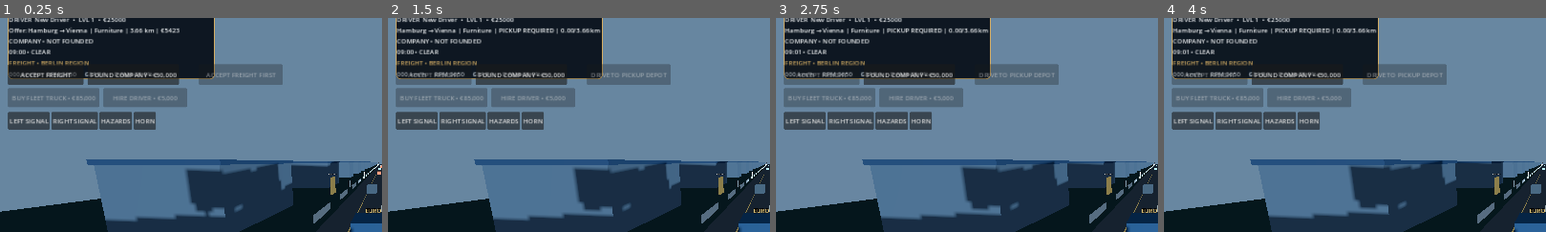
Above: before the commit, frames 1-4 (left to right).
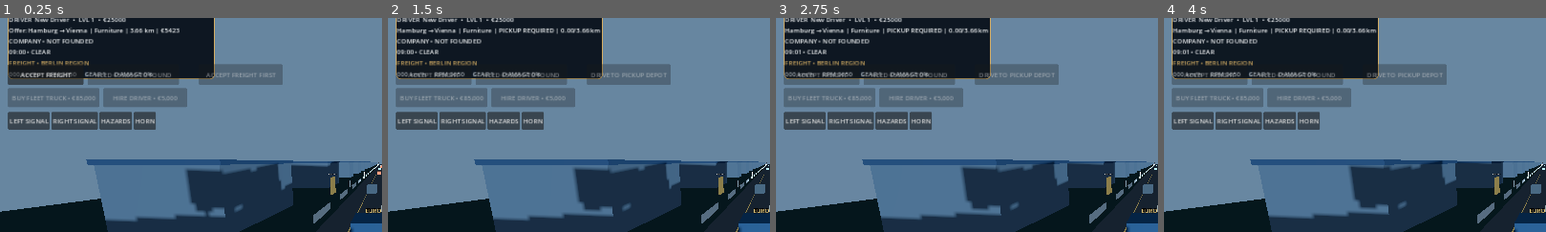
Above: after the commit, the same moments.

Repository: haseebop668-a11y/EURO-HAUL
Game: Godot game, scene res://Scenes/Main.tscn
The game is run twice, just before and just after one commit, with the same random seed, the same clock (stepped at 60 frames per second) and the same inputs.
Inputs:
- Up to frame 1 (0.25 s): no input
- Up to frame 2 (1.5 s): click "ACCEPT FREIGHT" at 0.5 s; click "◀" at 1.25 s
- Up to frame 3 (2.75 s): click "BRAKE" at 2 s
- Up to frame 4 (4 s): click "GAS" at 2.75 s; click "▶" at 3.5 s
The pictures show only the part of the screen within x 0-50%, y 2-52%; the shares and areas given below are measured in that part.

The runs differ from the first frame. In frame 1, 1.1% of the frame differs, in the area x 23-47%, y 25-32%; in frame 2, 1.1%; in frame 3, 1.1%; in frame 4, 1.1%.

Commit message:
ui: gate company founding action on available career funds

Diff:
--- a/Godot/Scripts/main.gd
+++ b/Godot/Scripts/main.gd
@@ -542,9 +542,11 @@
 	if company != null and not company.company_name.is_empty():
 		company_text = "%s • €%d • FLEET %d • DRIVERS %d" % [company.company_name, company.company_balance, company.owned_trucks, company.hired_drivers]
 	if found_company_button != null:
-		found_company_button.disabled = company != null and not company.company_name.is_empty()
-		if found_company_button.disabled:
+		found_company_button.disabled = (company != null and not company.company_name.is_empty()) or career.game_cash < EuroHaulCompanyManager.FOUNDING_COST
+		if company != null and not company.company_name.is_empty():
 			found_company_button.text = "COMPANY ACTIVE"
+		elif career.game_cash < EuroHaulCompanyManager.FOUNDING_COST:
+			found_company_button.text = "NEED €50,000 TO FOUND"
 	if buy_truck_button != null:
 		buy_truck_button.disabled = company == null or company.company_name.is_empty() or company.company_balance < EuroHaulCompanyManager.TRUCK_PURCHASE_COST
 	if hire_driver_button != null:
